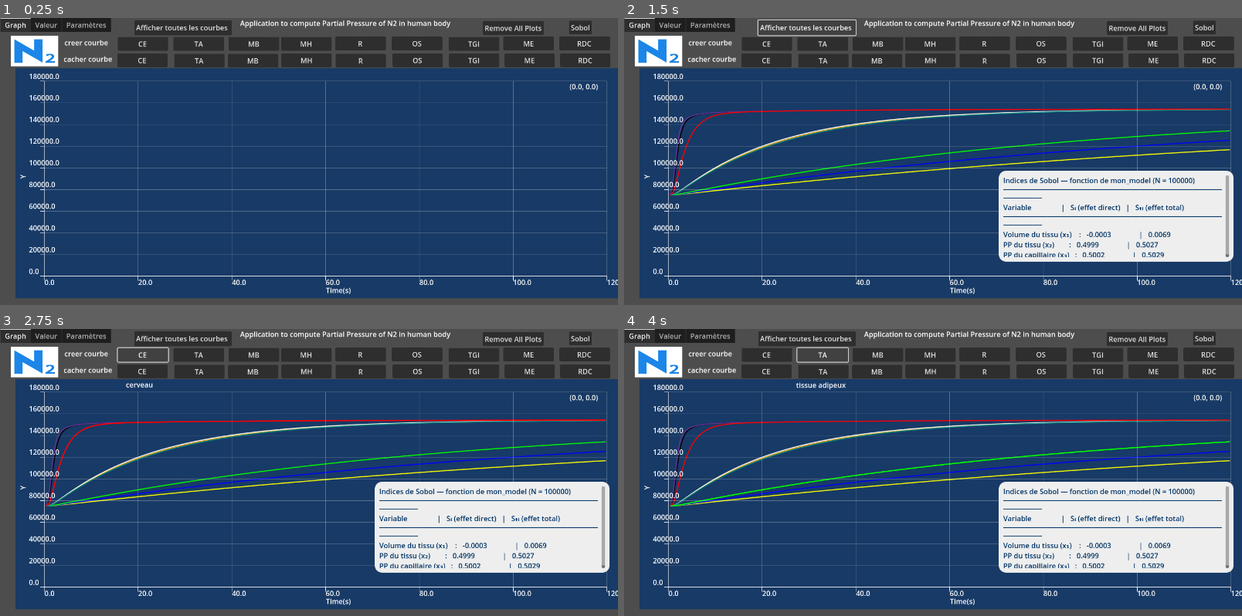
Above: before the commit, frames 1-4 (two rows, left to right).
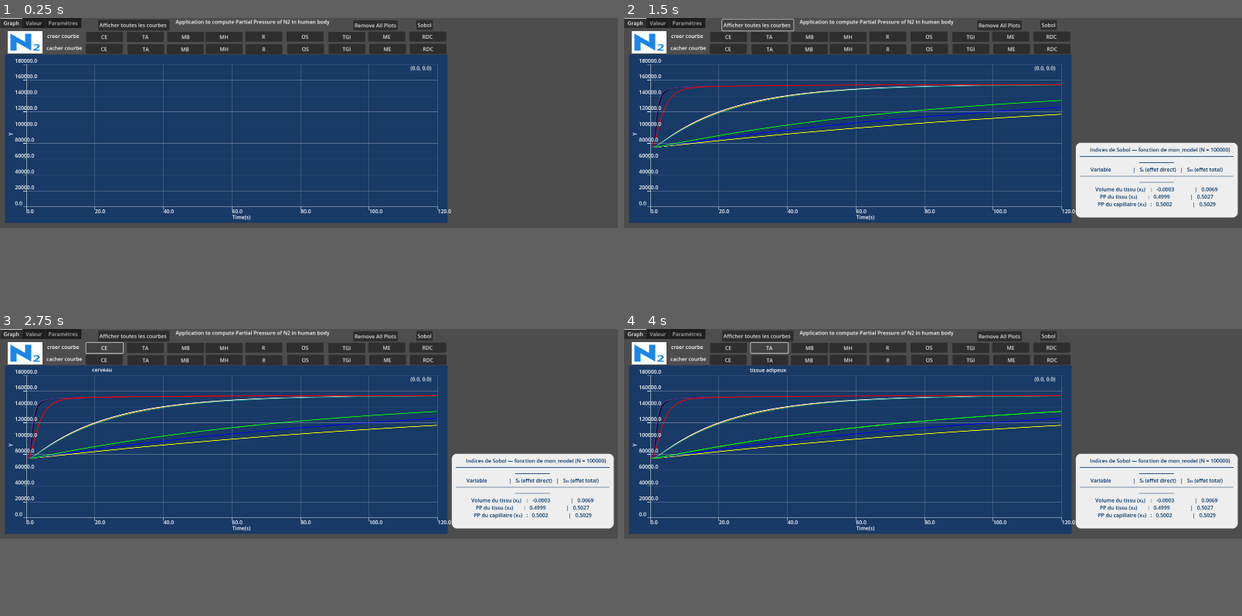
Above: after the commit, the same moments.

Repository: pascal-ballet/Dive-PP
Game: Godot game, scene res://dive_pp_n2.tscn
Same seed, same stepped clock (60 frames per second), same inputs: the game is played once before the commit and once after it.
Inputs:
- Up to frame 1 (0.25 s): no input
- Up to frame 2 (1.5 s): click "Sobol" at 0.5 s; click "Afficher toutes les courbes" at 1.25 s
- Up to frame 3 (2.75 s): click "CE" at 2 s
- Up to frame 4 (4 s): click "CE" at 2.75 s; click "TA" at 3.5 s
The window is 800x372 before the commit and 800x272 after it. Grey fills any space a smaller window leaves; there, only what the larger window draws over its background counts as a difference.

The runs differ from the first frame. In frame 1, 36% of the frame differs, in the area x 0-100%, y 0-100%; in frame 2, 42%; in frame 3, 42%; in frame 4, 42%.

Commit message:
sobol
j'ai recentrer le texte et je l ai décaler hors du graphe

Diff:
--- a/dive_pp_n2.gd
+++ b/dive_pp_n2.gd
@@ -2603,7 +2603,8 @@
 	#print("────────────────────────────────────────────────────────")
 	#for i in range(d):
 		#print("%s :  Sᵢ = %.4f   |   Sₜᵢ = %.4f" % [names[i], S[i], ST[i]])
-	var display_text := "[color=#003366]Indices de Sobol — fonction de mon_model (N = %d)\n" % N
+	var display_text := "[color=#003366][center]"
+	display_text +="		Indices de Sobol — fonction de mon_model (N = %d)\n" % N
 	display_text += "────────────────────────────────────────────────────────────\n"
 	display_text += "Variable                |   Sᵢ (effet direct)   |   Sₜᵢ (effet total)\n"
 	display_text += "────────────────────────────────────────────────────────────\n"
--- a/dive_pp_n2.tscn
+++ b/dive_pp_n2.tscn
@@ -39,9 +39,9 @@
 anchors_preset = 15
 anchor_right = 1.0
 anchor_bottom = 1.0
-offset_left = 42.0
+offset_left = 23.0
 offset_top = 82.0
-offset_right = 1086.0
+offset_right = 1067.0
 offset_bottom = 602.0
 grow_horizontal = 2
 grow_vertical = 2
@@ -225,17 +225,18 @@
 
 [node name="Control" type="Control" parent="TabContainer/Graph"]
 anchors_preset = 0
-offset_left = 860.0
-offset_top = 361.0
-offset_right = 900.0
-offset_bottom = 401.0
+offset_left = 1419.0
+offset_top = 401.0
+offset_right = 1831.0
+offset_bottom = 516.0
 
 [node name="ResultBox" type="PanelContainer" parent="TabContainer/Graph/Control"]
 visible = false
 layout_mode = 0
+offset_left = -13.0
 offset_top = -37.0
-offset_right = 508.0
-offset_bottom = 148.0
+offset_right = 465.0
+offset_bottom = 174.0
 theme_override_styles/panel = SubResource("StyleBoxFlat_vb7mx")
 
 [node name="SobolResults" type="RichTextLabel" parent="TabContainer/Graph/Control/ResultBox"]
--- a/project.godot
+++ b/project.godot
@@ -17,7 +17,7 @@
 
 [display]
 
-window/size/viewport_width=1390
+window/size/viewport_width=1900
 window/size/resizable=false
 
 [rendering]
